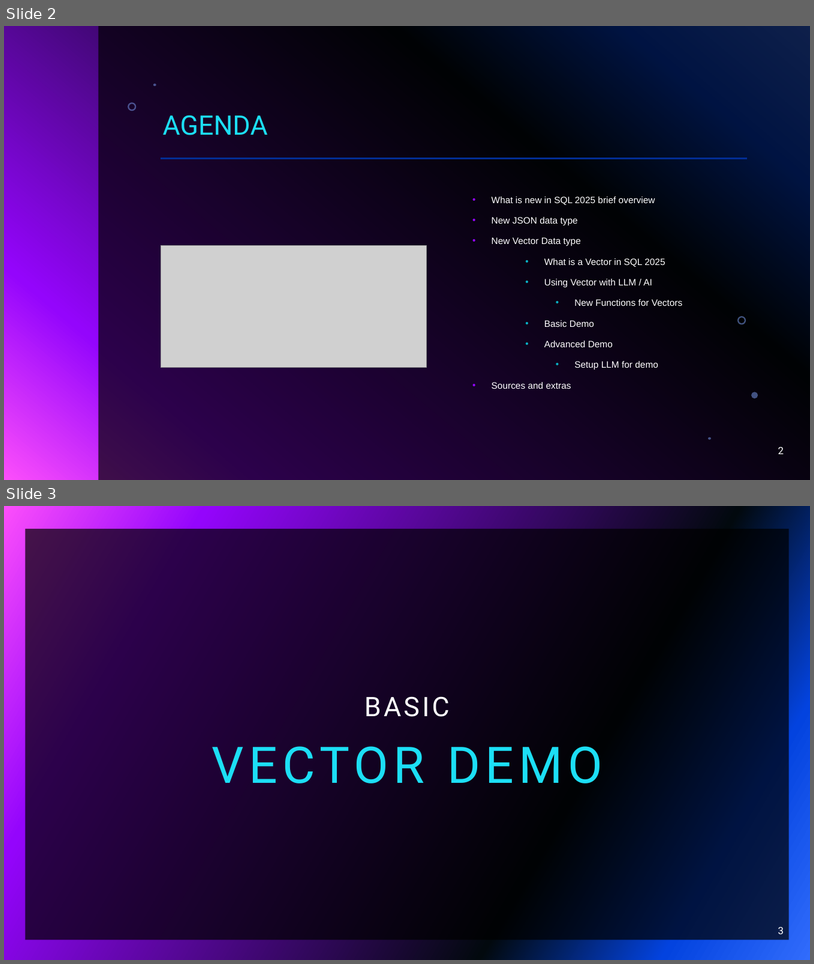
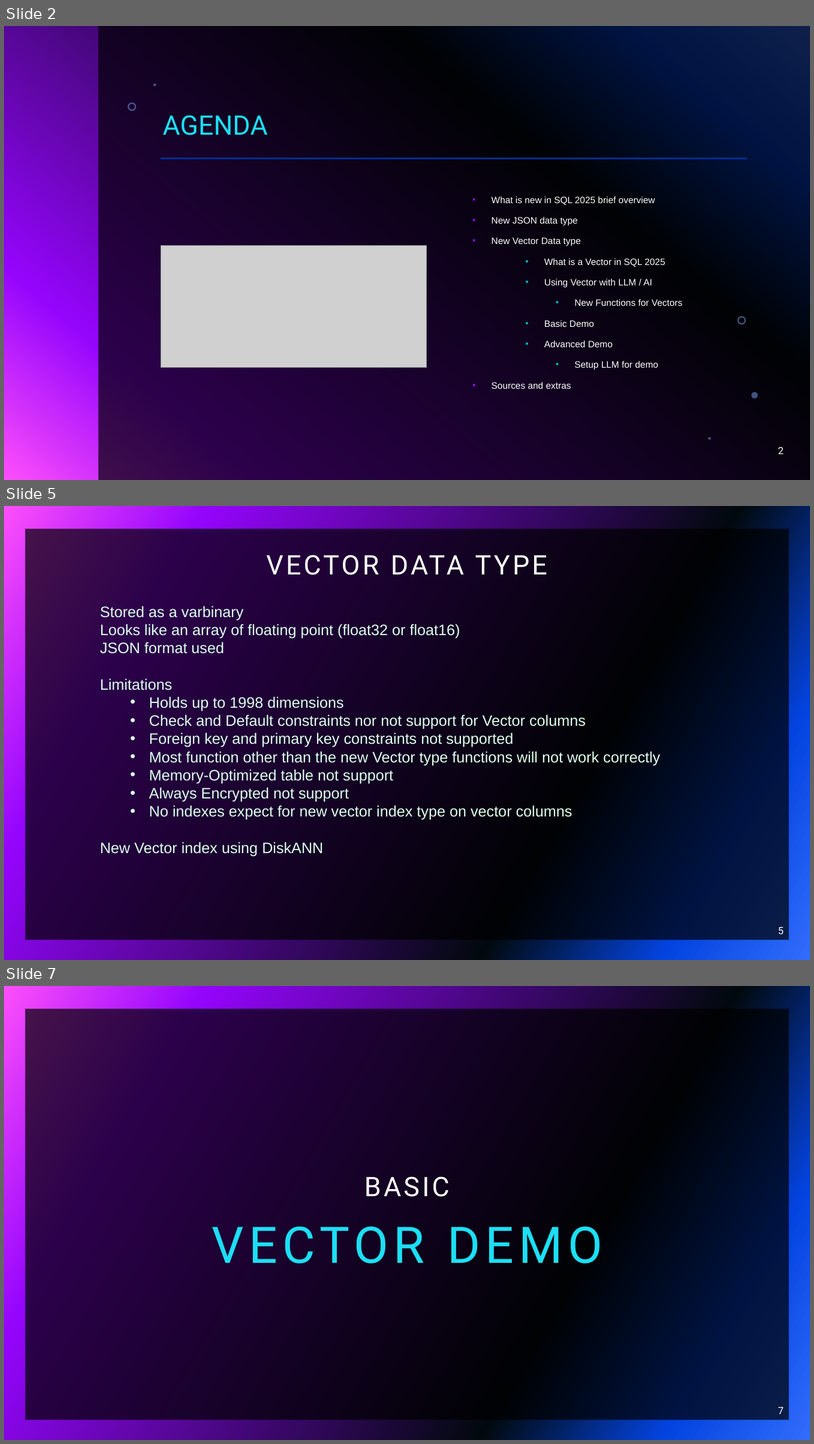
Before and after one commit to sqlbouncer/PSSUG_202512, a slide deck: PSSUG_202511.pptx. Shown one above the other, each under a label of ours: slides 2 and 3 before the commit, slides 2, 5 and 7 after it; the slides between them are not shown. The pictures are 814x964 and 814x1444 pixels, drawn with LibreOffice and Linux fonts; fonts in the diff are those of the drawing; grey boxes stand for pictures; background and template pictures are left out. Boxes give left, top, right and bottom in pixels: in the first picture for what was removed or moved away, otherwise in the second. Text is boxed around its words. In the diff, an @@ line names an element or a change of style, - is before the commit and + after.

```diff
--- a/PSSUG_202511.pptx
+++ b/PSSUG_202511.pptx
@@ slide 5 added at bbox=[4, 506, 810, 960], background gradient #316CFC to #0343DF to #02090E to #9405FC to #FC4EFB; not listed: 1 template element that a slide beside it also shows @@
@@ title added at bbox=[266, 555, 464, 575], 32 pt, text #FFFFFF @@
+VECTOR DATA TYPE
@@ text added at bbox=[100, 606, 660, 856], 18 pt, text #DFFEEE @@
+  Stored as a varbinary
+  Looks like an array of floating point (float32 or float16)
+  JSON format used
+  Limitations
+    • Holds up to 1998 dimensions
+    • Check and Default constraints nor not support for Vector columns
+    • Foreign key and primary key constraints not supported
+    • Most function other than the new Vector type functions will not work correctly
+    • Memory-Optimized table not support
+    • Always Encrypted not support
+    • No indexes expect for new vector index type on vector columns
+  New Vector index using DiskANN
@@ page number added at bbox=[779, 927, 784, 934], 12 pt, text #FFFFFF @@
+5
@@ what was slide 3 is now slide 7 @@
@@ page number at bbox=[779, 1407, 784, 1414]: text changed @@
-3
+7
```
Also in this commit, not shown: 3 other slides added, 10 other files.
